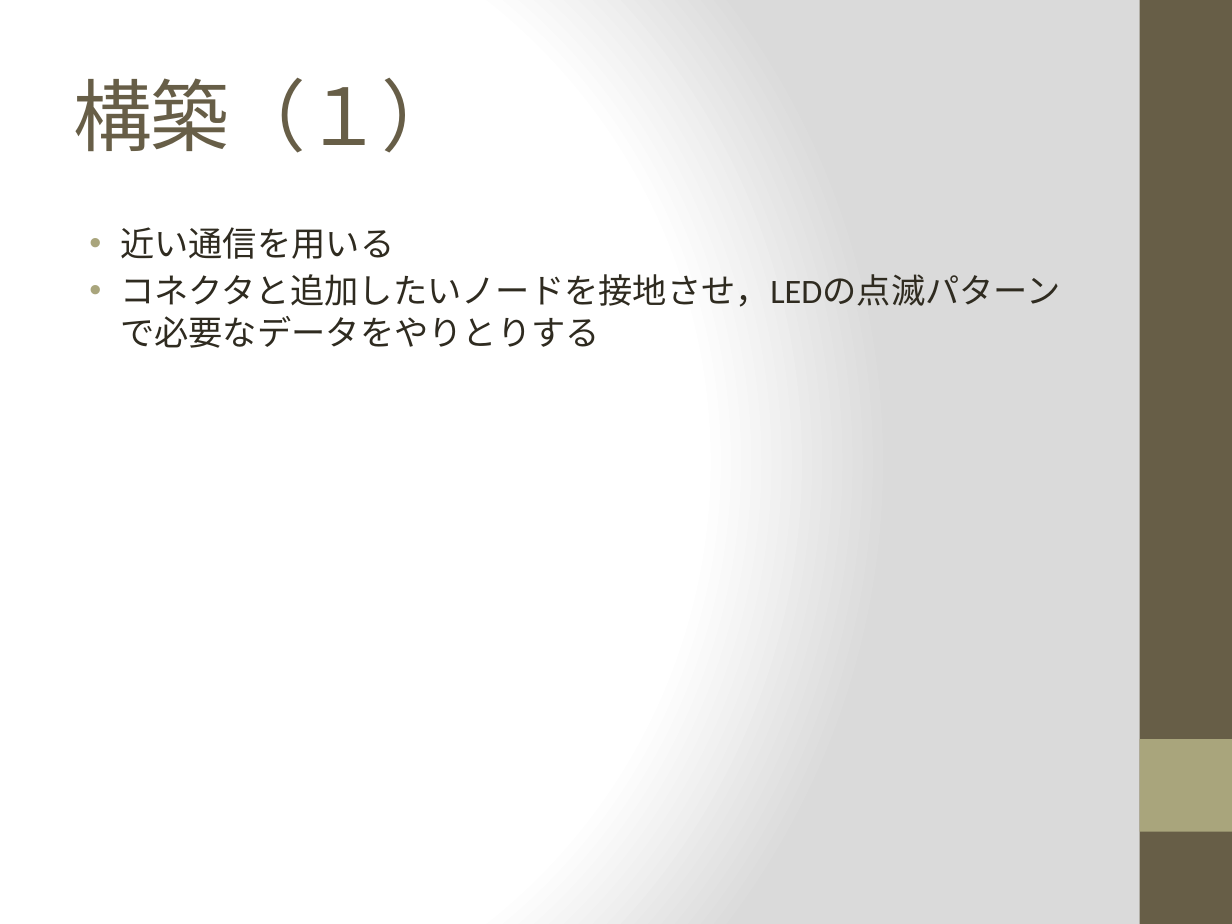
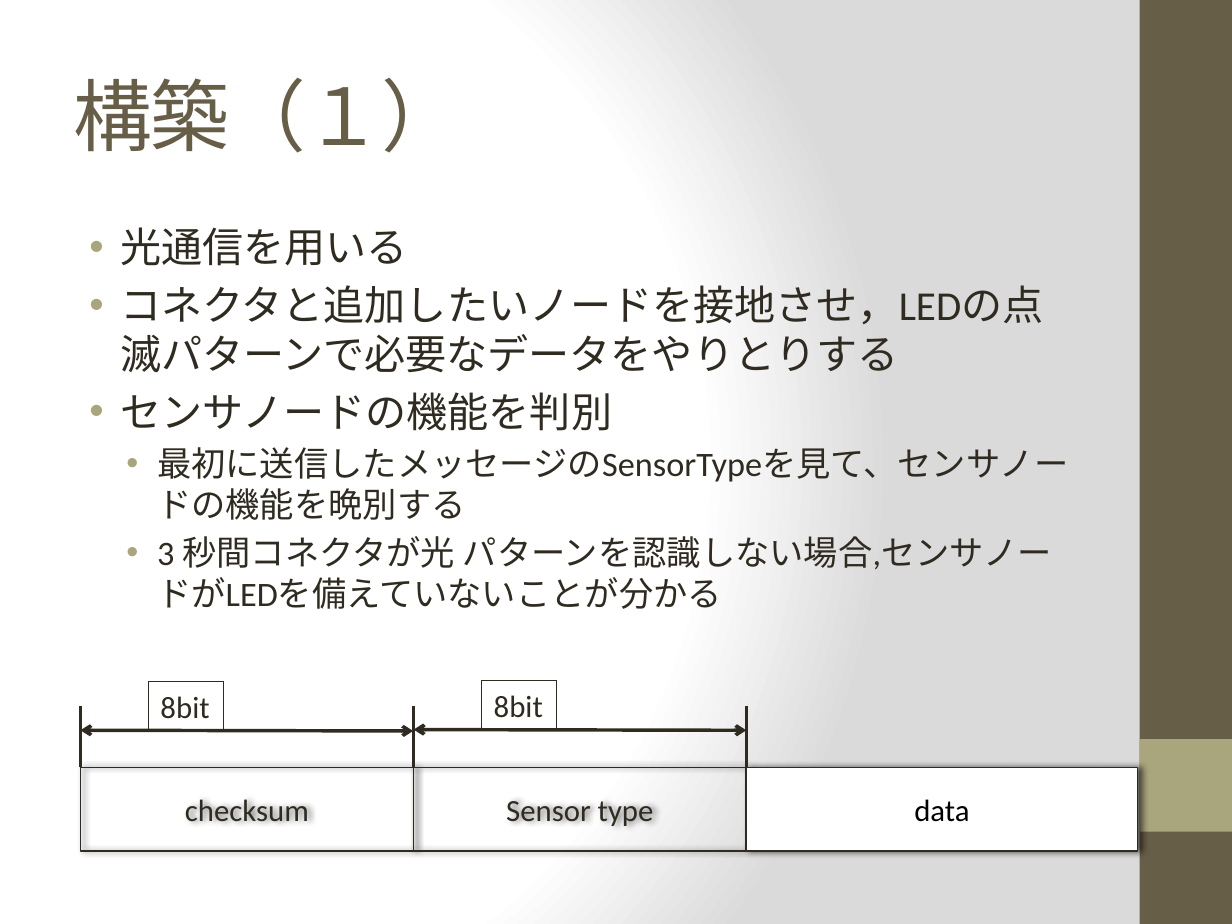
Before and after one commit to spidercpsf/Term2011, a slide deck: slide 18 of UsingLightCommunicationDeployWirelessSensorNetworkv4.pptx. Drawn at 1232x924 pixels with LibreOffice and Linux fonts; fonts in the diff are those of the drawing. Boxes give left, top, right and bottom in pixels: in the first picture for what was removed or moved away, otherwise in the second. Text is boxed around its words. In the diff, an @@ line names an element or a change of style, - is before the commit and + after.

```diff
--- a/UsingLightCommunicationDeployWirelessSensorNetworkv4.pptx
+++ b/UsingLightCommunicationDeployWirelessSensorNetworkv4.pptx
@@ text at (x1=120, y1=227, x2=407, y2=266): text changed; size 20 to 24 pt @@
-    • 近い通信を用いる
+    • 光通信を用いる
@@ text at (x1=120, y1=285, x2=1043, y2=325): size 20 to 24 pt in "コネクタと追加したいノードを接地させ，LEDの点滅パターンで必要なデータをやりとりする" @@
@@ text at (x1=120, y1=392, x2=1068, y2=609): paragraphs added @@
+    • センサノードの機能を判別
+      • 最初に送信したメッセージのSensorTypeを見て、センサノードの機能を晩別する
+      • 3 秒間コネクタが光 パターンを認識しない場合,センサノードがLEDを備えていないことが分かる
@@ rectangle added at (x1=148, y1=681, x2=223, y2=731), outline #2F2B20 0.75 pt, 18 pt, text #2F2B20 @@
+8bit
@@ rectangle added at (x1=482, y1=680, x2=557, y2=729), outline #2F2B20 0.75 pt, 18 pt, text #2F2B20 @@
+8bit
@@ line added from (80, 768) to (80, 706), #2F2B20 2 pt @@
@@ line added from (414, 768) to (414, 706), #2F2B20 2 pt @@
@@ line added from (747, 793) to (747, 706), #2F2B20 2 pt @@
@@ double arrow added from (80, 731) to (413, 731), #2F2B20 2 pt @@
@@ double arrow added from (414, 729) to (747, 731), #2F2B20 2 pt @@
@@ rectangle added at (x1=80, y1=768, x2=413, y2=851), outline #2F2B20 1 pt, 18 pt, text #2F2B20 @@
+checksum
@@ rectangle added at (x1=414, y1=768, x2=747, y2=851), outline #2F2B20 1 pt, 18 pt, text #2F2B20 @@
+Sensor type
@@ rectangle added at (x1=747, y1=768, x2=1137, y2=851), fill #FFFFFF, outline #2F2B20 1 pt, 18 pt, text #000000 @@
+data
```
Also in this commit, not shown: 8 other slides changed, 1 slide added, 1 slide removed, 30 other files.
